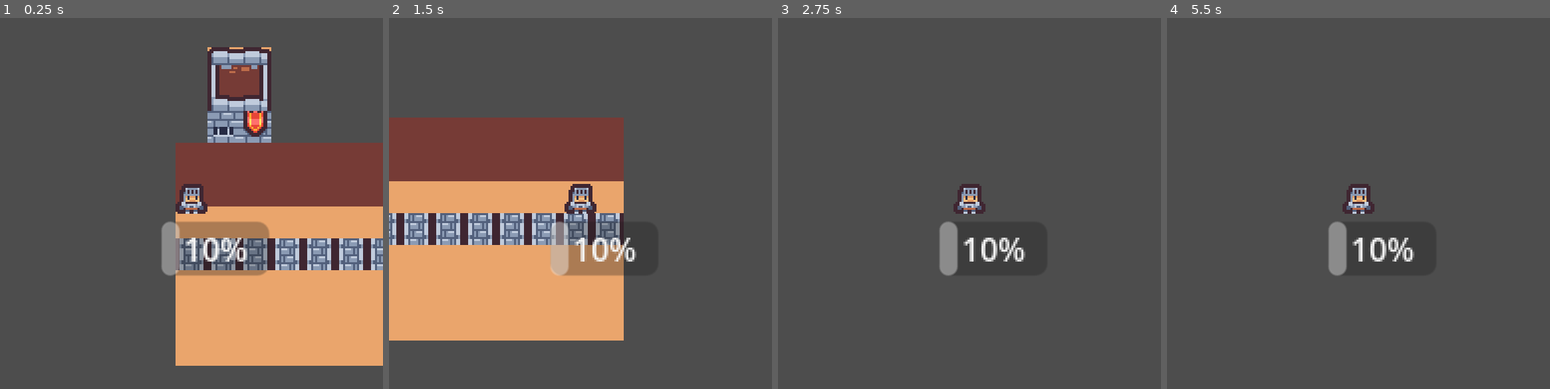
Above: before the commit, frames 1-4 (left to right).
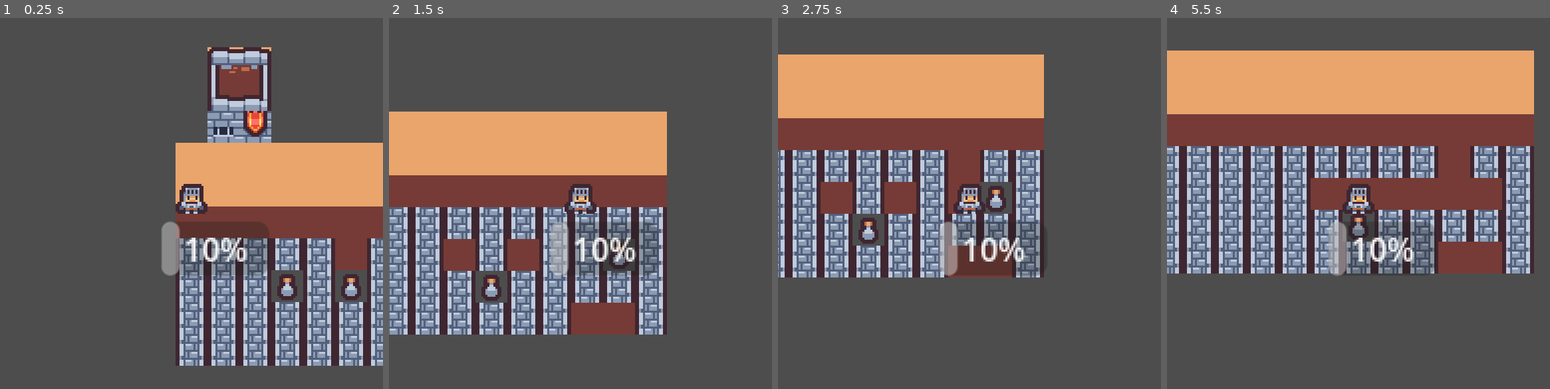
Above: after the commit, the same moments.

Repository: bug-assassin/Motherload_v2
Game: Godot game, scene res://main.tscn
Same seed, same stepped clock (60 frames per second), same inputs: the game is played once before the commit and once after it.
Inputs:
- Up to frame 1 (0.25 s): no input
- Up to frame 2 (1.5 s): hold D (right) 0.53-1.28 s; tap Space (toggleGravity) at 0.6, 1.35 s; hold S (down) from 1.28 s (still down)
- Up to frame 3 (2.75 s): release S (down) at 2.03 s; hold D (right) from 2.03 s (still down); tap Space (toggleGravity) at 2.1 s
- Up to frame 4 (5.5 s): release D (right) at 2.78 s; hold W (up) 2.78-3.53 s; tap Space (toggleGravity) every 0.75 s from 2.85 to 5.1 s; hold A (left) 3.53-5.03 s; hold S (down) from 5.03 s (still down)

The runs differ from the first frame. In frame 1, 28% of the frame differs, in the area x 45-100%, y 33-94%; in frame 2, 42%; in frame 3, 40%; in frame 4, 56%, in the area x 0-96%, y 8-69%.

Commit message:
Working with mining to center of block logic

Diff:
--- a/GenerateGround.gd
+++ b/GenerateGround.gd
@@ -1,19 +1,48 @@
 extends TileMap
+class_name TileManager
 
+const TILE_DIRT = Vector2i(0, 0)
+const TILE_SKY = Vector2i(0, 4)
+const TILE_STONE = Vector2i(10, 4)
+const TILE_GOLD = Vector2i(5, 9)
+const ATLAS_NO = 1
 
-const TILE_SKY = Vector2i(0, 0)
-const TILE_DIRT = Vector2i(0, 4)
-const TILE_STONE = Vector2i(10, 4)
-const ATLAS_NO = 1
+var layers_3_20 = [
+	[0.9, TILE_STONE],
+	[0.05, TILE_DIRT],
+	[0.05, TILE_GOLD]
+]
+
+func get_random_tile(distribution):
+	var randValue = randf()
+	var cumProb = 0
+	for item in distribution:
+		var prob = item[0]
+		var tile = item[1]
+		cumProb += prob
+		if randValue <= cumProb:
+			return tile
+
+	assert(false)
 
 func _ready():
 	for x in range(20):
 		for y in range(7):
 			var tile = TILE_SKY if y < 2 else TILE_DIRT
-			if y == 3:
-				tile = TILE_STONE
+			if y >= 3 and y <= 20:
+				tile = get_random_tile(layers_3_20)
 			set_cell(0, Vector2i(x, y), ATLAS_NO, tile)
+
 	print("finished")
 
+func delete_tile(colliderId: RID):#globalCoord: Vector2):
+	var coords = get_coords_for_body_rid(colliderId)
+	set_cell(0, coords, ATLAS_NO, TILE_DIRT)
+
+func get_tile_origin(colliderId: RID):
+	return to_global(map_to_local(get_coords_for_body_rid(colliderId)))
+
+func get_tile_hardness(colliderId: RID) -> int:
+	return get_coords_for_body_rid(colliderId)[1]
 func _process(delta):
 	pass
--- a/Player.gd
+++ b/Player.gd
@@ -4,6 +4,8 @@
 var mass = 10
 @export var GravityOn: bool = true
 @export var damping = 0.01
+@export var DEBUG: bool = false
+@onready var tilemap: TileManager = get_node("/root/Node2D/TileMap")
 # Called when the node enters the scene tree for the first time.
 func _ready():
 	print("Start")
@@ -14,19 +16,65 @@
 		GravityOn = !GravityOn
 		print("Gravity changed")
 
+var collisionLoc = []
+func _draw():
+	for col in collisionLoc:
+		draw_rect(Rect2(to_local(col), Vector2(5, 5)), Color.GREEN)
+
+var handlingDrill = false
+var collisionRID = null
+var collisionTime = 0
+var collisionDur = 1
+var originalPos = null
 func _physics_process(delta):
+	if handlingDrill:
+		collisionTime += delta
+		var percent = collisionTime / collisionDur * 100
+		position = lerp(originalPos, tilemap.get_tile_origin(collisionRID), percent / 100)
+		if percent >= 100:
+			collisionTime = 0
+			handlingDrill = false
+			tilemap.delete_tile(collisionRID)
+			$CollisionShape2D.disabled = false
+		return
 	var force = 15;
+	var action_pressed = false
 	if Input.is_action_pressed("up"):
 		velocity.y -= 20 * delta
+		action_pressed = true
 	elif Input.is_action_pressed("down"):
+		action_pressed = true
 		pass
 	elif Input.is_action_pressed("left"):
 		velocity.x += -force * delta
+		action_pressed = true
 	elif Input.is_action_pressed("right"):
 		velocity.x += force * delta
+		action_pressed = true
+
 	if GravityOn:
 		velocity.y += GRAVITY*delta
 	velocity.x *= (1-damping)
+
 	var collision = move_and_collide(velocity)
 	if collision:
 		velocity = velocity.slide(collision.get_normal())
+		if DEBUG:
+			collisionLoc.append(collision.get_position())
+			self.queue_redraw()
+	if collision and action_pressed:
+		var shouldDel = false
+		if collision.get_position() and Input.is_action_pressed("down") and collision.get_angle() == 0:
+			shouldDel = true
+		elif collision.get_position() and Input.is_action_pressed("left") and collision.get_angle() != 0:
+			print("Left collision: ", collision.get_angle())
+			shouldDel = true
+		elif collision.get_position() and Input.is_action_pressed("right") and collision.get_angle() != 0:
+			shouldDel = true
+			print("Right collision: ", collision.get_angle())
+		if shouldDel:
+			$CollisionShape2D.disabled = true
+			collisionRID = collision.get_collider_rid()
+			originalPos = position
+			collisionDur = tilemap.get_tile_hardness(collisionRID) / 6.0
+			handlingDrill = true
--- a/main.tscn
+++ b/main.tscn
@@ -1,12 +1,9 @@
-[gd_scene load_steps=7 format=3 uid="uid://d2anuxxlufs0f"]
+[gd_scene load_steps=6 format=3 uid="uid://d2anuxxlufs0f"]
 
 [ext_resource type="TileSet" uid="uid://ckkhb1582s6hh" path="res://new_tile_set.tres" id="1_rxiq0"]
 [ext_resource type="Script" path="res://GenerateGround.gd" id="2_qa7hi"]
 [ext_resource type="Script" path="res://Player.gd" id="3_3vj4k"]
 [ext_resource type="Texture2D" uid="uid://dlhblxipxktuu" path="res://tilemap_packed.png" id="4_87jwi"]
-
-[sub_resource type="RectangleShape2D" id="RectangleShape2D_pnnod"]
-size = Vector2(148, 20)
 
 [sub_resource type="RectangleShape2D" id="RectangleShape2D_or4ty"]
 size = Vector2(15.5, 15.5)
@@ -19,16 +16,6 @@
 format = 2
 layer_0/tile_data = PackedInt32Array(-65535, 262145, 2, -65534, 327681, 2, -131070, 327681, 1, -131071, 262145, 1, -196607, 262145, 0, -196606, 327681, 0)
 script = ExtResource("2_qa7hi")
-
-[node name="StaticBody2D" type="StaticBody2D" parent="."]
-position = Vector2(24, 14)
-
-[node name="CollisionShape2D" type="CollisionShape2D" parent="StaticBody2D"]
-position = Vector2(11, 38)
-shape = SubResource("RectangleShape2D_pnnod")
-disabled = true
-one_way_collision_margin = 3.6
-debug_color = Color(0.223529, 0.560784, 0.819608, 0.419608)
 
 [node name="Player" type="CharacterBody2D" parent="."]
 script = ExtResource("3_3vj4k")
--- a/new_tile_set.tres
+++ b/new_tile_set.tres
@@ -356,15 +356,19 @@
 5:9/0 = 0
 5:9/0/physics_layer_0/linear_velocity = Vector2(0, 0)
 5:9/0/physics_layer_0/angular_velocity = 0.0
+5:9/0/physics_layer_0/polygon_0/points = PackedVector2Array(-8, -8, -8, 8, 8, 8, 8, -8)
 6:9/0 = 0
 6:9/0/physics_layer_0/linear_velocity = Vector2(0, 0)
 6:9/0/physics_layer_0/angular_velocity = 0.0
+6:9/0/physics_layer_0/polygon_0/points = PackedVector2Array(-8, -8, -8, 8, 8, 8, 8, -8)
 7:9/0 = 0
 7:9/0/physics_layer_0/linear_velocity = Vector2(0, 0)
 7:9/0/physics_layer_0/angular_velocity = 0.0
+7:9/0/physics_layer_0/polygon_0/points = PackedVector2Array(8, -8, -8, -8, -8, 8, 8, 8)
 8:9/0 = 0
 8:9/0/physics_layer_0/linear_velocity = Vector2(0, 0)
 8:9/0/physics_layer_0/angular_velocity = 0.0
+8:9/0/physics_layer_0/polygon_0/points = PackedVector2Array(-8, -8, -8, 8, 8, 8, 8, -8)
 9:9/0 = 0
 9:9/0/physics_layer_0/linear_velocity = Vector2(0, 0)
 9:9/0/physics_layer_0/angular_velocity = 0.0
